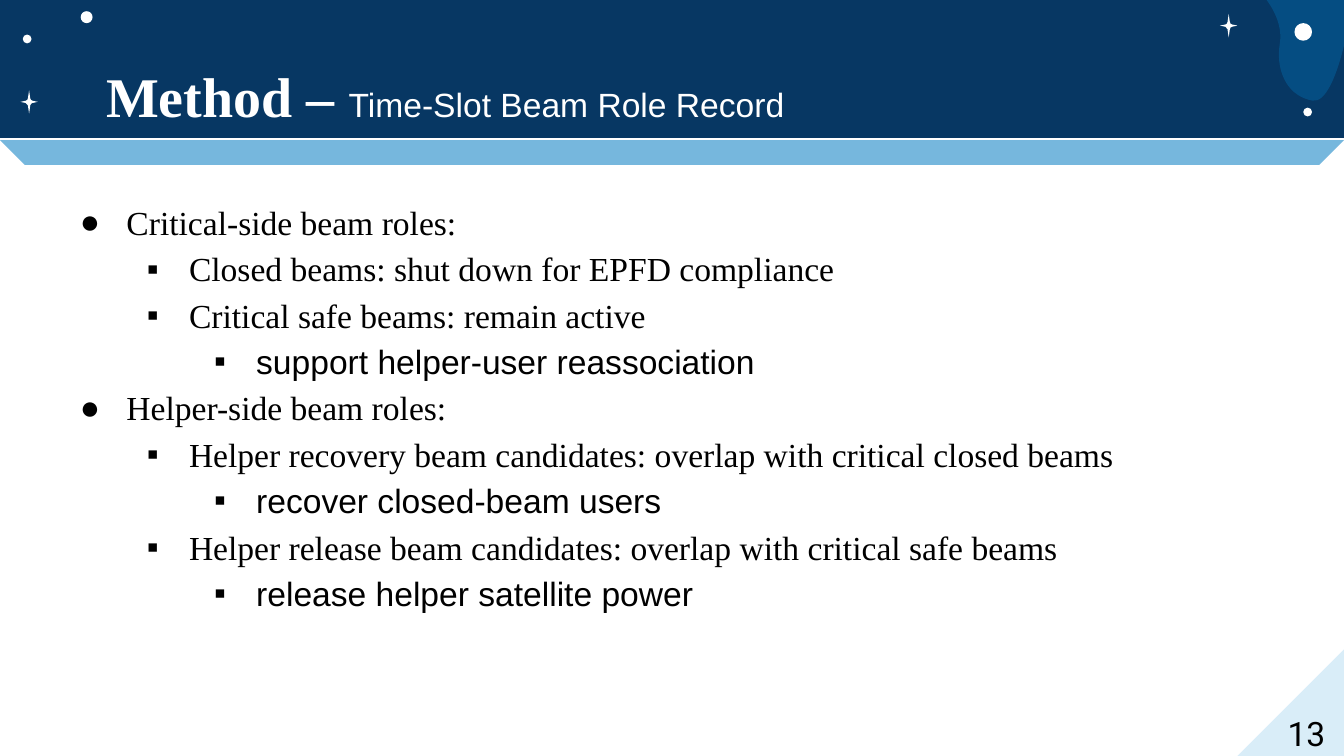
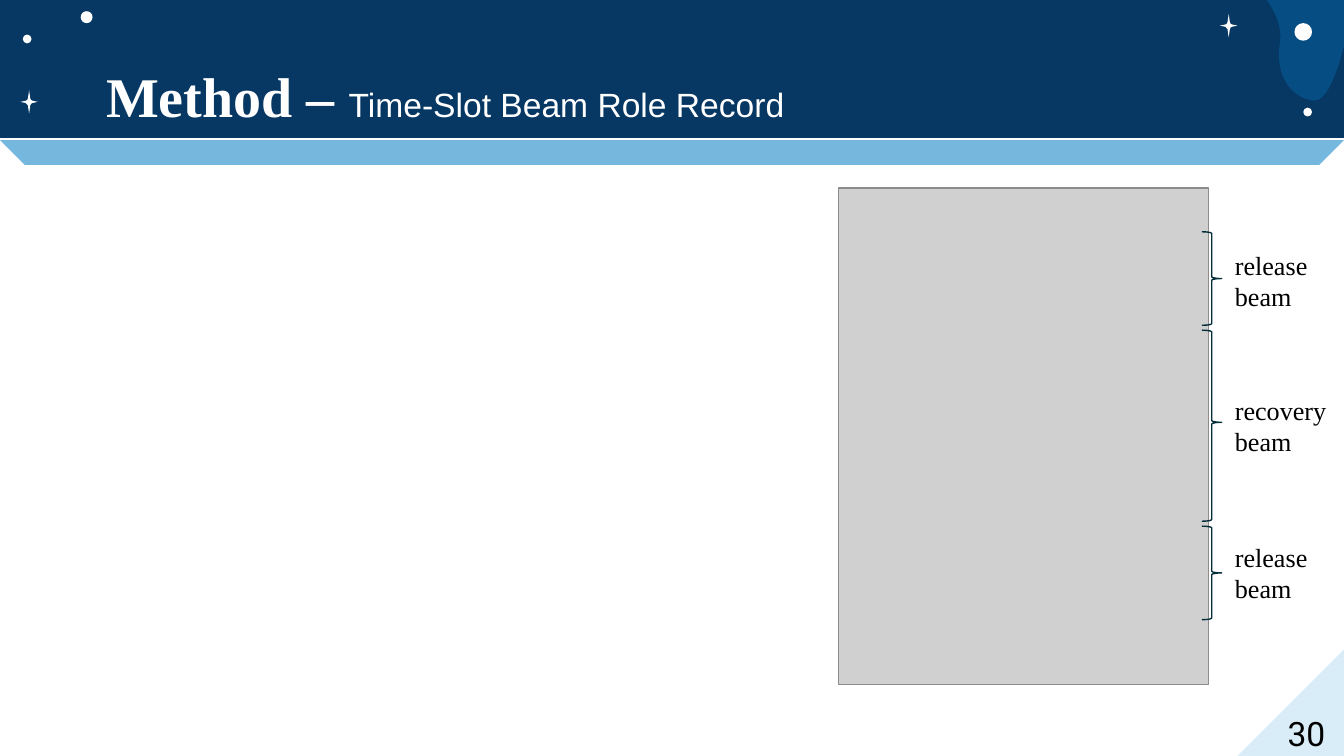
Before and after one commit to jacky9111/jacky_code, a slide deck: slide 30 of jacky_code/口試投影片.pptx (slide 13 before the commit). Drawn at 1344x756 pixels with LibreOffice and Linux fonts; fonts in the diff are those of the drawing; grey boxes stand for pictures. Boxes give left, top, right and bottom in pixels: in the first picture for what was removed or moved away, otherwise in the second. Text is boxed around its words. In the diff, an @@ line names an element or a change of style, - is before the commit and + after.

```diff
--- a/jacky_code/口試投影片.pptx
+++ b/jacky_code/口試投影片.pptx
@@ picture added at (839, 188, 1208, 684) @@
@@ text removed at (126, 211, 1113, 612) @@
-● Critical-side beam roles:
-  ▪ Closed beams: shut down for EPFD compliance
-  ▪ Critical safe beams: remain active
-    ▪ support helper-user reassociation
-● Helper-side beam roles:
-  ▪ Helper recovery beam candidates: overlap with critical closed beams
-    ▪ recover closed-beam users
-  ▪ Helper release beam candidates: overlap with critical safe beams
-    ▪ release helper satellite power
@@ right brace added at (1202, 231, 1222, 325), outline #042E3A 0.75 pt @@
@@ text added at (1235, 257, 1308, 307), 14 pt, text #000000 @@
+release
+beam
@@ right brace added at (1202, 331, 1222, 521), outline #042E3A 0.75 pt @@
@@ text added at (1235, 407, 1326, 452), 14 pt, text #000000 @@
+recovery
+beam
@@ right brace added at (1202, 527, 1222, 621), outline #042E3A 0.75 pt @@
@@ text added at (1235, 549, 1308, 599), 14 pt, text #000000 @@
+release
+beam
@@ page number at (1288, 721, 1326, 747): text changed @@
-13
+30
```
Also in this commit, not shown: 12 other slides changed, 36 slides added, 42 other files.
